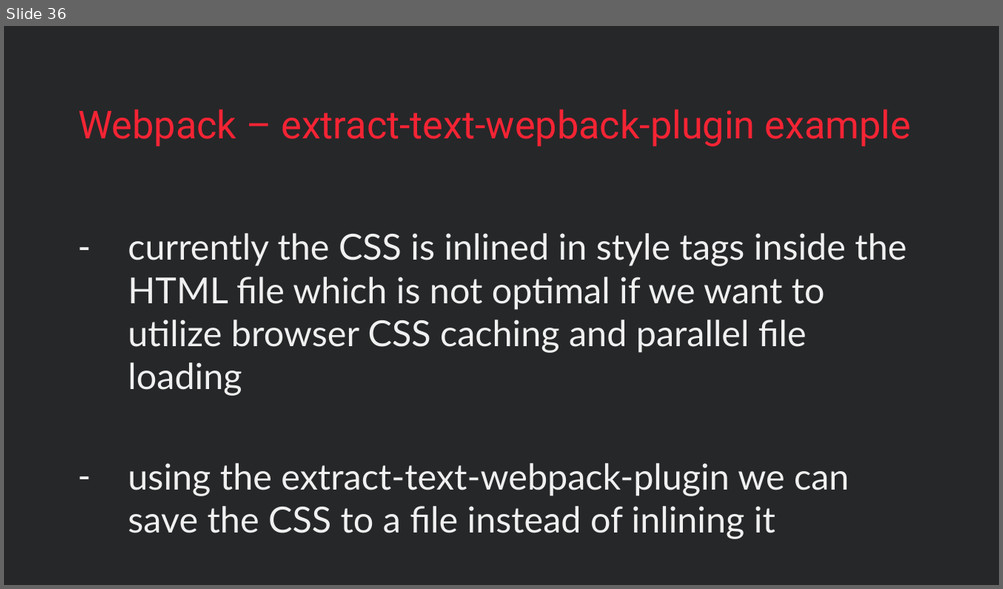
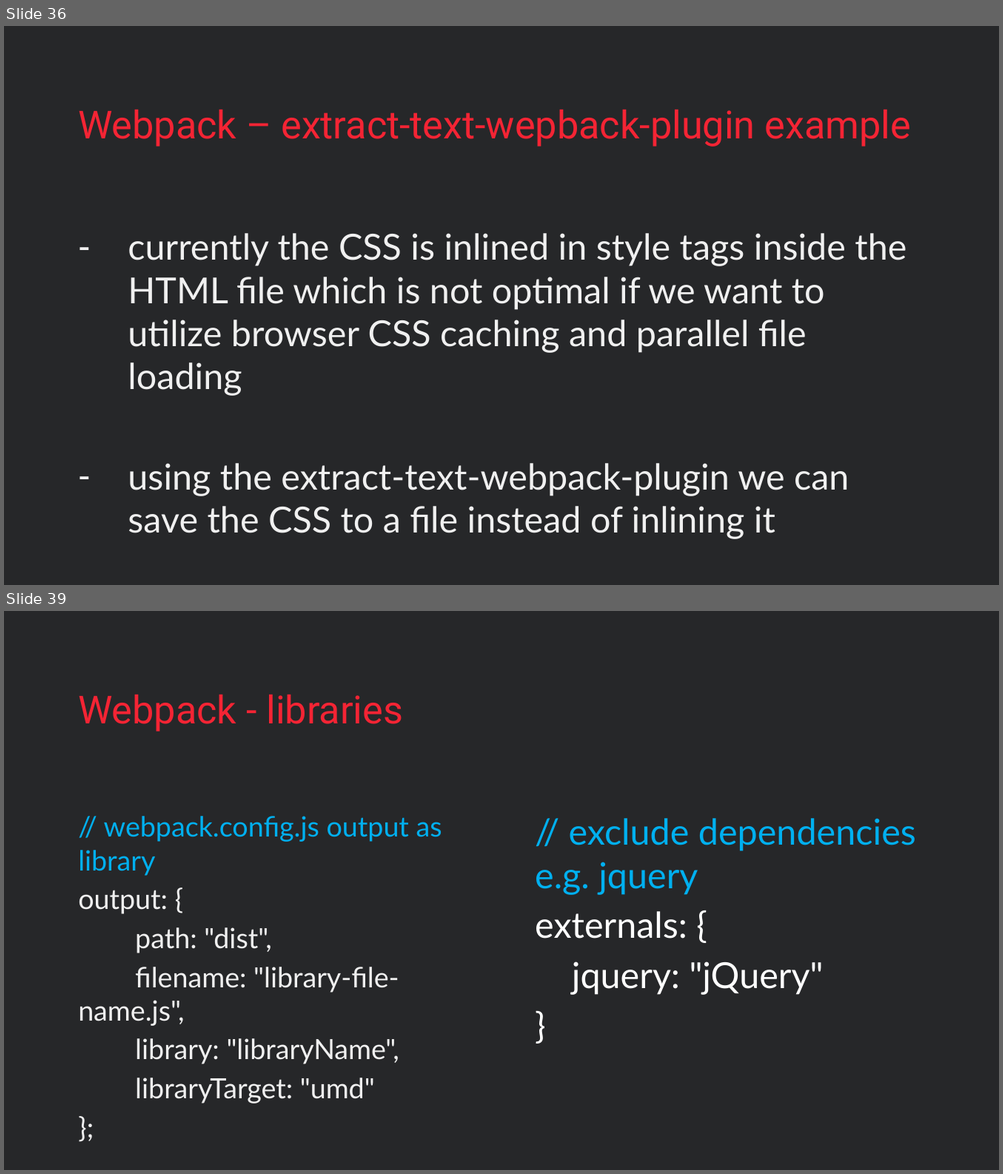
Before and after one commit to vzakanj/webpack-intro, a slide deck: webpack-introduction.pptx. Shown one above the other, each under a label of ours: slide 36 before the commit, slides 36 and 39 after it; the slides between them are not shown. The pictures are 1003x589 and 1003x1174 pixels, drawn with LibreOffice and Linux fonts; fonts in the diff are those of the drawing; background and template pictures are left out. Boxes give left, top, right and bottom in pixels: in the first picture for what was removed or moved away, otherwise in the second. Text is boxed around its words. In the diff, an @@ line names an element or a change of style, - is before the commit and + after.

```diff
--- a/webpack-introduction.pptx
+++ b/webpack-introduction.pptx
@@ slide 39 added at (4,611,999,1170), background #FFFFFF; not listed: 1 template element that a slide beside it also shows @@
@@ title added at (78,694,403,732), 28 pt, text #F42434 @@
+Webpack - libraries
@@ text added at (78,816,442,1104), 20.1 pt, text #F0F0F0 @@
+// webpack.config.js output as library
+output: {
+path: "dist",
+filename: "library-file-name.js",
+library: "libraryName",
+libraryTarget: "umd"
+};
@@ text added at (535,818,916,995), 26 pt, text #00B0F0 @@
+// exclude dependencies e.g. jquery
+externals: {
+jquery: "jQuery"
+}
```
Also in this commit, not shown: 3 slides changed, 5 other slides added.
